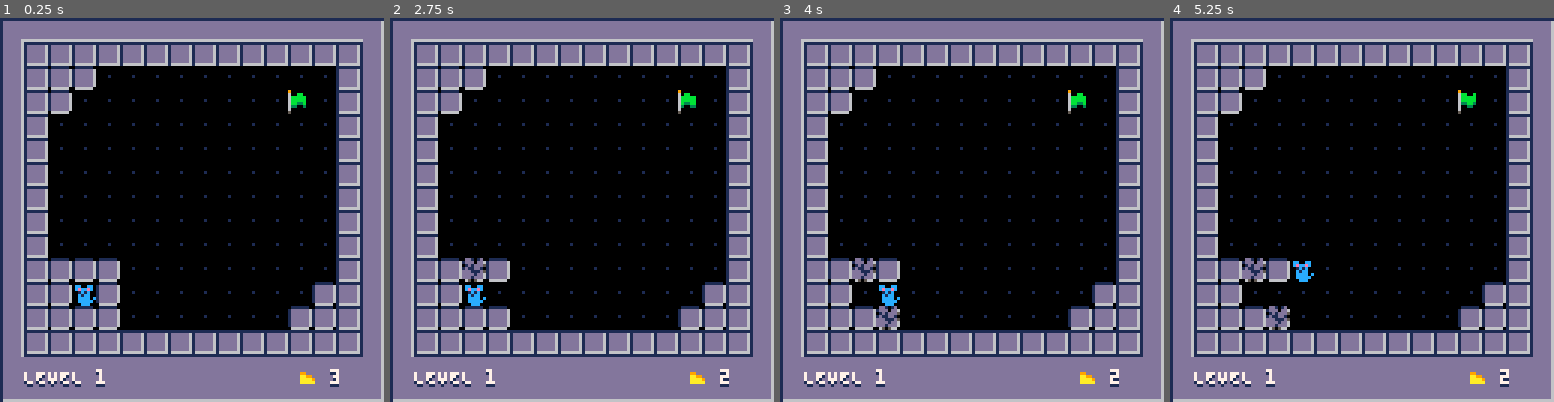
Above: before the commit, frames 1-4 (left to right).
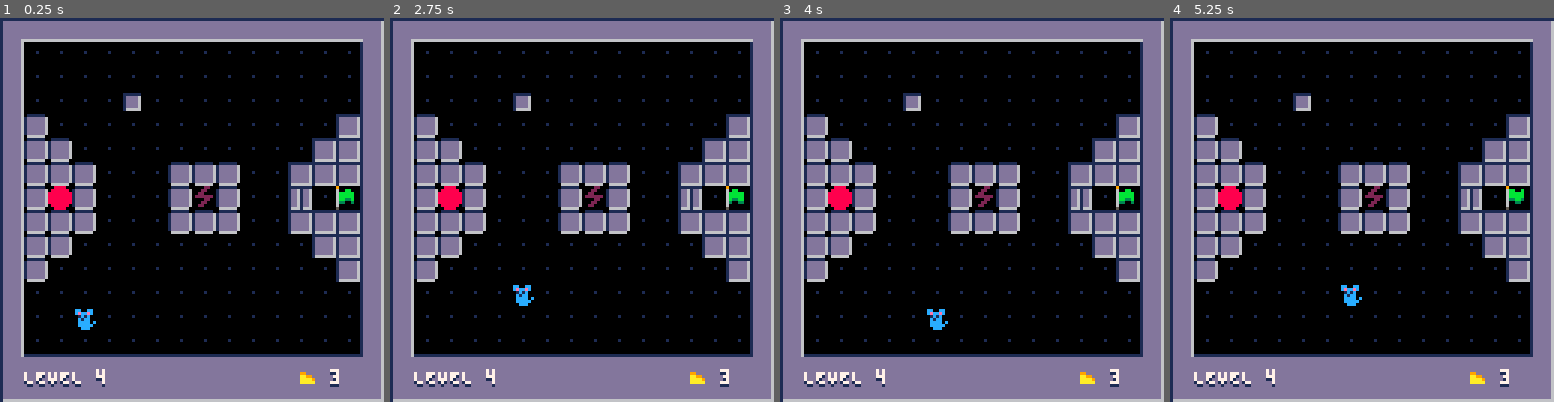
Above: after the commit, the same moments.

Repository: NylePudding/PIcoPaintSplat
Game: PICO-8 cartridge splat.p8
Two runs of this game, one before a commit and one after it. Both use one fixed random seed, a clock stepped at 60 frames per second and the inputs below.
Inputs:
- Up to frame 1 (0.25 s): no input
- Up to frame 2 (2.75 s): hold Right 1.6-2.1 s; hold Up 2.15-2.42 s; hold Right from 2.47 s (still down)
- Up to frame 3 (4 s): release Right at 3.03 s; hold Left 3.08-3.58 s; hold Down 3.63-3.97 s
- Up to frame 4 (5.25 s): hold Right 4.02-4.68 s; hold Up 4.73-5.03 s; hold Left from 5.08 s (still down)

The runs differ from the first frame. In frame 1, 29% of the frame differs, in the area x 6-94%, y 6-97%; in frame 2, 29%; in frame 3, 29%; in frame 4, 29%.

Commit message:
Added movable crates finished level 4

Diff:
--- a/splat.p8
+++ b/splat.p8
@@ -7,11 +7,12 @@
 cheese={}
 switches={}
 gates={}
+crates={}
 t_flow = 28
 player={}
 trans={}
 debug=false
-level=1
+level=4
 next_level=1
 init_lvl=false
 fin={}
@@ -60,6 +61,7 @@
 	draw_cheese()
 	draw_switches()
 	draw_gates()
+	draw_crates()
 	draw_player()
 
 	draw_trans()
@@ -135,6 +137,22 @@
 	if fin.a > 13 then
 		fin.a = 10
 	end
+end
+
+function draw_crates()
+
+	for i=1,#crates do
+		spr(24,crates[i].x,crates[i].y)
+	end
+
+end
+
+function add_crate(x,y)
+
+	local c = {}
+		c.x=x
+		c.y=y
+		crates[#crates+1] = c
 end
 
 function draw_cheese()
@@ -483,9 +501,35 @@
 				return true
 			end
 		end
+
+		if is_crate(x,y) == true then
+			return true
+		end
+
 		return false
  end
 
+end
+
+
+function is_crate(x,y)
+	for i=1,#crates do
+		if crates[i].x == x and crates[i].y == y then
+			return true
+		end
+	end
+	return false
+end
+
+function move_crate(x,y,x_m,y_m)
+	for i=1,#crates do
+		if crates[i].x == x and crates[i].y == y then
+			crates[i].x = x_m
+			crates[i].y = y_m
+			return
+		end
+	end
+	return
 end
 
 function add_splat(x,y,si,c,f)
@@ -762,14 +806,25 @@
 
 function try_move(x,y)
 	if is_wall(x,y)==false then
-		player.x_m=x
-		player.y_m=y
-		player.m=true
-		sfx(0)
-		player.t_s=time()
-		return true
+		if is_crate(x,y) == false then
+			player.x_m=x
+			player.y_m=y
+			player.m=true
+			sfx(0)
+			player.t_s=time()
+			return true
+		end
 	else
-		break_wall(x,y)
+		if is_crate(x,y) == false then
+			break_wall(x,y)
+		else
+			local x_m =  (x - player.x) + x
+			local y_m =  (y - player.y) + y
+
+			if is_wall(x_m,y_m) == false then
+				move_crate(x,y,x_m,y_m)
+			end
+		end
 		return false
 	end
 end
@@ -843,6 +898,8 @@
 
 	levels[1] = lvl_1()
 	levels[2] = lvl_2()
+	levels[3] = lvl_3()
+	levels[4] = lvl_4()
 
 end
 
@@ -931,6 +988,104 @@
 		add_cheese(4*8,4*8,3)
 		--add_splat(8,8,8,8,4)
 		--add_splat(72,64,8,8,4)
+	end
+
+	lvl.r_p = r_p
+	lvl.r_d = r_d
+	lvl.s = setup
+
+	return lvl
+
+end
+
+function lvl_3()
+
+	local lvl = {}
+	local r_p = {}
+	local r_d = {}
+
+	box_lvl(r_p)
+
+	lvl_a = {2,2,2,2,2,2,2,2,2,2,2,2,2,2,
+			 2,0,0,0,2,2,2,2,2,2,0,0,0,2,
+	         2,0,0,0,0,0,0,0,0,0,0,0,0,2,
+	         2,0,0,0,2,2,2,2,2,2,0,0,0,2,
+	         2,2,2,2,2,2,2,2,2,2,2,2,2,2,
+	         2,2,0,0,2,2,2,2,2,2,0,0,2,2,
+	         2,0,0,0,0,2,2,2,2,0,0,0,0,2,
+	         2,0,0,0,0,2,2,2,2,0,0,0,0,2,
+	         2,0,0,0,0,0,0,0,0,0,0,0,0,2,
+	         2,0,0,0,0,2,2,2,2,0,0,0,0,2,
+	         2,0,0,0,0,2,2,2,2,0,0,0,0,2,
+	         2,2,0,0,2,2,2,2,2,2,0,0,2,2,
+	         2,2,2,2,2,2,2,2,2,2,2,2,2,2}
+
+	add_array_ob(lvl_a,r_d,r_p)
+
+	local function setup()
+
+		player.x=3*8
+		player.x_m=3*8
+		player.y=9*8
+		player.y_m=9*8
+		fin.x=13*8
+		fin.y=9*8
+		add_splat(2*8,3*8,8,8,4)
+		add_switch(12*8,3*8,1)
+		add_gate(6*8,9*8,1)
+		add_gate(7*8,9*8,1)
+		add_gate(8*8,9*8,1)
+		add_gate(9*8,9*8,1)
+		--add_cheese(4*8,4*8,3)
+	end
+
+	lvl.r_p = r_p
+	lvl.r_d = r_d
+	lvl.s = setup
+
+	return lvl
+
+end
+
+function lvl_4()
+
+	local lvl = {}
+	local r_p = {}
+	local r_d = {}
+
+	box_lvl(r_p)
+
+
+	--       1 2 3 4 5 6 7 8 9 0 1 2 3 4
+	lvl_a = {0,0,0,0,0,0,0,0,0,0,0,0,0,0, -- 1
+			 0,0,0,0,0,0,0,0,0,0,0,0,0,0, -- 2
+			 0,0,0,0,0,0,0,0,0,0,0,0,0,0, -- 3
+			 1,0,0,0,0,0,0,0,0,0,0,0,0,2, -- 4
+			 1,1,0,0,0,0,0,0,0,0,0,0,2,2, -- 5
+			 1,1,1,0,0,0,1,1,1,0,0,2,2,2, -- 6
+			 1,0,1,0,0,0,1,0,1,0,0,0,0,0, -- 7
+			 1,1,1,0,0,0,1,1,1,0,0,2,2,2, -- 8
+			 1,1,0,0,0,0,0,0,0,0,0,0,2,2, -- 9
+			 1,0,0,0,0,0,0,0,0,0,0,0,0,2, -- 10
+			 0,0,0,0,0,0,0,0,0,0,0,0,0,0, -- 11
+			 0,0,0,0,0,0,0,0,0,0,0,0,0,0, -- 12
+			 0,0,0,0,0,0,0,0,0,0,0,0,0,0} -- 13
+
+	add_array_ob(lvl_a,r_d,r_p)
+
+	local function setup()
+
+		player.x=3*8
+		player.x_m=3*8
+		player.y=12*8
+		player.y_m=12*8
+		fin.x=14*8
+		fin.y=7*8
+		add_splat(2*8,7*8,8,8,4)
+		add_gate(12*8,7*8,1)
+		add_crate(5*8,3*8)
+		add_switch(8*8,7*8,1)
+		--add_cheese(4*8,4*8,3)
 	end
 
 	lvl.r_p = r_p
@@ -1012,6 +1167,7 @@
 
 	splats={}
 	cheese={}
+	crates={}
 	switches={}
 	gates={}
 	t_flow=28
@@ -1061,12 +1217,12 @@
 0000000008888880888888808888888888888888ddddddd6088888801dddddd61dddddd600000000600000006000000060000000600000000000000000000000
 0000000008888880888888808888888888888888ddddddd600888800066666601666666600000000500000005000000050000000500000000000000000000000
 00000000000000000000000088888880088888801dddddd6000000000dd101d000000000000000000a0000000000000000000000000000000000000000000000
-88888800888000000008888888888880088888801ddddddd000000001ddd0dd6000000000cc00cc0000000a00000000000000000000000000000000000000000
-88888880888800000088888888888880088888801ddddddd0000000001d1ddd5000000000ceccec0009900000099000000000000000000000000000000000000
-88888880888800000888888888888880088888801ddddddd000000001d11dd1000000000001c1c0000aa990000aa990000000000000000000000000000000000
-88888880888800000888888888888880088888801ddddddd00000000ddd111d50000000000c1cc0000aaaa9000aaaa9000000000000000000000000000000000
-88888880888800000888888888888880088888801ddddddd00000000dddd1dd60000000000cccc0ca0aaaaa000aaaaa000000000000000000000000000000000
-88888800888000000888888888888880088888801ddddddd00000000ddd1ddd60000000000ccccc0000000000000000000000000000000000000000000000000
+88888800888000000008888888888880088888801ddddddd000000001ddd0dd6011111100cc00cc0000000a00000000000000000000000000000000000000000
+88888880888800000088888888888880088888801ddddddd0000000001d1ddd501dddd600ceccec0009900000099000000000000000000000000000000000000
+88888880888800000888888888888880088888801ddddddd000000001d11dd1001dddd60001c1c0000aa990000aa990000000000000000000000000000000000
+88888880888800000888888888888880088888801ddddddd00000000ddd111d501dddd6000c1cc0000aaaa9000aaaa9000000000000000000000000000000000
+88888880888800000888888888888880088888801ddddddd00000000dddd1dd601dddd6000cccc0ca0aaaaa000aaaaa000000000000000000000000000000000
+88888800888000000888888888888880088888801ddddddd00000000ddd1ddd60166666000ccccc0000000000000000000000000000000000000000000000000
 00000000000000000888888888888880088888801ddddddd000000000650566000000000000ccc0000000a000000000000000000000000000000000000000000
 08888880088888800888888888888888000000001dddddd611111111111111111111111100000000000022000000990000000000000000000000000000000000
 08888880088888800888888888888888888888881dddddd61dddddddddddddddddddddd600000000000220000009900000000000000000000000000000000000
@@ -1077,12 +1233,12 @@
 00888800000000000008888888888888888888881dddddd61dddddddddddddddddddddd600000000002200000099000000000000000000000000000000000000
 00000000000000000000000000000000000000001dddddd61dddddd6dddddddd6dddddd600000000000000000000000000000000000000000000000000000000
 0000000000000000888888800888888800000000111111111dddddddddddddddddddddd611111111000000000000000000000000000000000000000000000000
-0088888800000888888888800888888800888800dddddddd1dddddddddddddddddddddd61dd61dd6010000100000000000000000000000000000000000000000
-0888888800008888888888800888888808888880dddddddd1dddddddddddddddddddddd61dd61dd6011001100808080800000000000000000000000000000000
-0888888800008888888888800888888808888880dddddddd1dddddddddddddddddddddd61dd61dd6011001108080808000000000000000000000000000000000
-0888888800008888888888800888888808888880dddddddd1dddddddddddddddddddddd61dd61dd6011001100808080800000000000000000000000000000000
-0888888800008888888888000888888808888880dddddddd1dddddddddddddddddddddd61dd61dd6011001108080808000088000000000000000000000000000
-0088888800000888888880000888888808888880dddddddd1dddddddddddddddddddddd61dd61dd6010000100888088880888808000000000000000000000000
+0088888800000888888888800888888800888800dddddddd1dddddddddddddddddddddd61dd61dd6011111100000000000000000000000000000000000000000
+0888888800008888888888800888888808888880dddddddd1dddddddddddddddddddddd61dd61dd6011111100808080800000000000000000000000000000000
+0888888800008888888888800888888808888880dddddddd1dddddddddddddddddddddd61dd61dd6011111108080808000000000000000000000000000000000
+0888888800008888888888800888888808888880dddddddd1dddddddddddddddddddddd61dd61dd6011111100808080800000000000000000000000000000000
+0888888800008888888888000888888808888880dddddddd1dddddddddddddddddddddd61dd61dd6011111108080808000088000000000000000000000000000
+0088888800000888888880000888888808888880dddddddd1dddddddddddddddddddddd61dd61dd6011111100888088880888808000000000000000000000000
 00000000000000000000000008888888088888806666666616666666666666666666666616661666000000008888888888888888000000000000000000000000
 00000000800000000000000000000000000000000000000000000000000000000000000000000000000000000000000000000000000000000000000000000000
 
